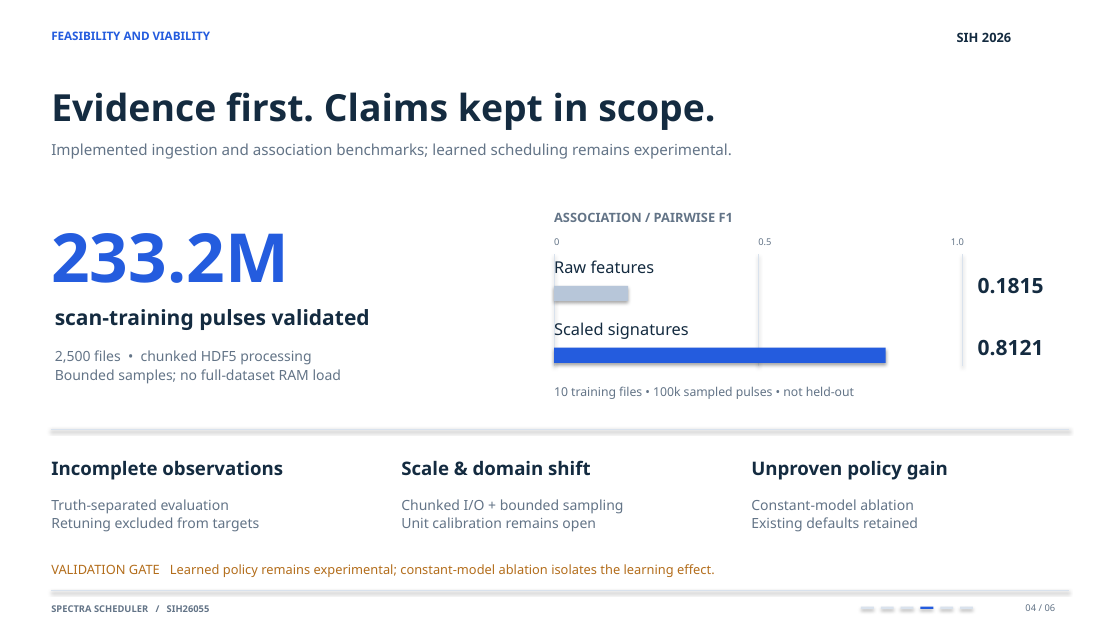
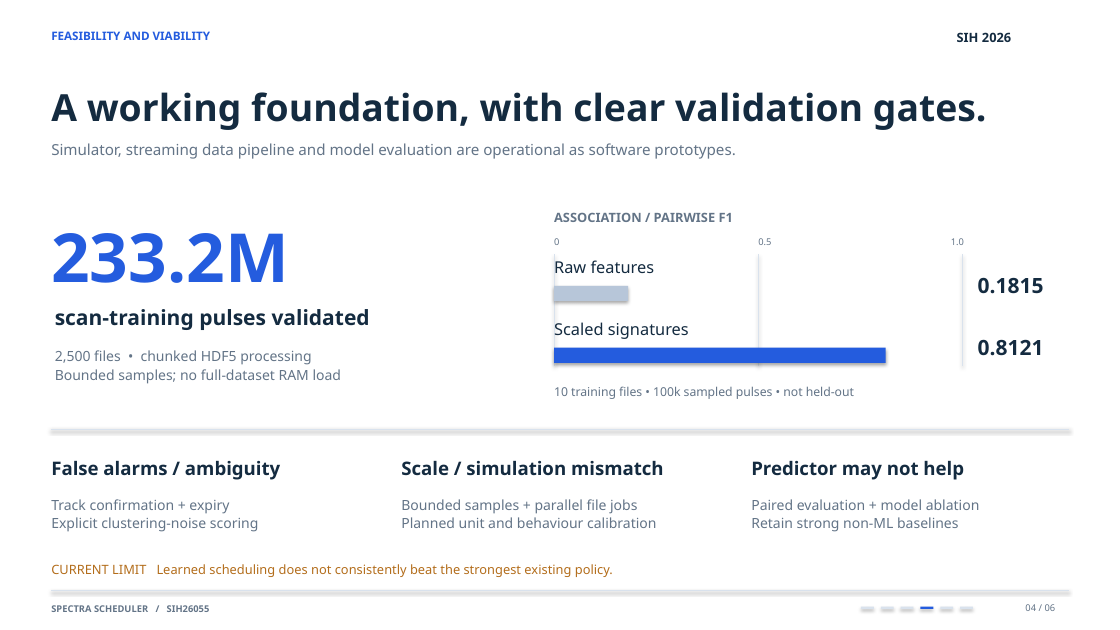
Before and after one commit to Siwach777/spectra-scheduler, a slide deck: slide 4 of ppt/Spectra-Scheduler-SIH2026.pptx. Drawn at 1120x630 pixels with LibreOffice and Linux fonts; fonts in the diff are those of the drawing. Boxes give left, top, right and bottom in pixels: in the first picture for what was removed or moved away, otherwise in the second. Text is boxed around its words. In the diff, an @@ line names an element or a change of style, - is before the commit and + after.

Commit message:
Clarify proposal narrative, ML method and delivery scope

```diff
--- a/ppt/Spectra-Scheduler-SIH2026.pptx
+++ b/ppt/Spectra-Scheduler-SIH2026.pptx
@@ text at (x1=51, y1=92, x2=987, y2=130): text changed @@
-Evidence first. Claims kept in scope.
+A working foundation, with clear validation gates.
@@ text at (x1=51, y1=143, x2=735, y2=159): text changed @@
-Implemented ingestion and association benchmarks; learned scheduling remains experimental.
+Simulator, streaming data pipeline and model evaluation are operational as software prototypes.
@@ text at (x1=51, y1=460, x2=280, y2=480): text changed @@
-Incomplete observations
+False alarms / ambiguity
@@ text at (x1=401, y1=460, x2=664, y2=476): text changed @@
-Scale & domain shift
+Scale / simulation mismatch
@@ text at (x1=751, y1=460, x2=964, y2=480): text changed @@
-Unproven policy gain
+Predictor may not help
@@ text at (x1=51, y1=499, x2=259, y2=532): text changed @@
-Truth-separated evaluation
-Retuning excluded from targets
+Track confirmation + expiry
+Explicit clustering-noise scoring
@@ text at (x1=401, y1=499, x2=656, y2=528): text changed @@
-Chunked I/O + bounded sampling
-Unit calibration remains open
+Bounded samples + parallel file jobs
+Planned unit and behaviour calibration
@@ text at (x1=751, y1=499, x2=980, y2=532): text changed @@
-Constant-model ablation
-Existing defaults retained
+Paired evaluation + model ablation
+Retain strong non-ML baselines
@@ text at (x1=51, y1=564, x2=613, y2=577): text changed @@
-VALIDATION GATE Learned policy remains experimental; constant-model ablation isolates the learning effect.
+CURRENT LIMIT Learned scheduling does not consistently beat the strongest existing policy.
```
Also in this commit, not shown: 4 other slides changed, 3 other files.
